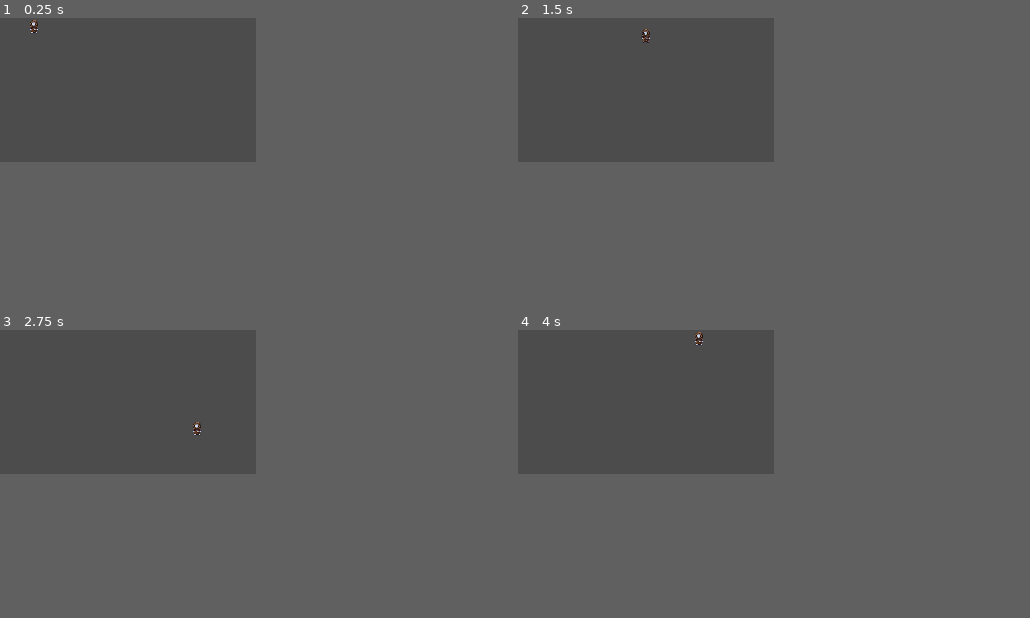
Above: before the commit, frames 1-4 (two rows, left to right).
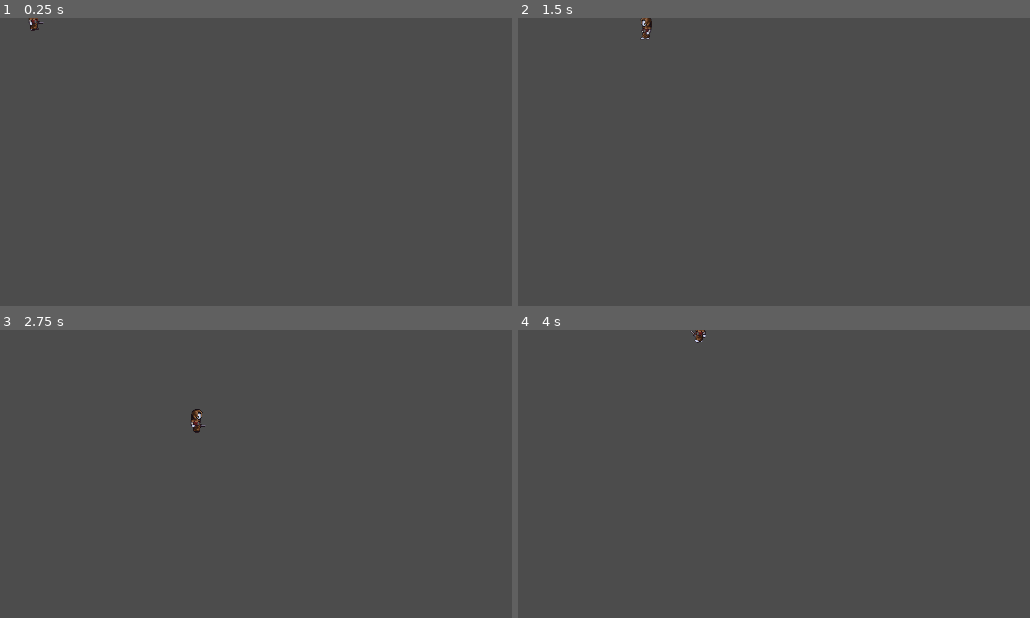
Above: after the commit, the same moments.

Repository: Rockython/GopLight
Game: Godot game, scene res://Yard.tscn
Two runs of this game, one before a commit and one after it. Both use one fixed random seed, a clock stepped at 60 frames per second and the inputs below.
Inputs:
- Up to frame 1 (0.25 s): no input
- Up to frame 2 (1.5 s): tap Enter at 0.5 s; hold Right (ui_right) 0.53-1.28 s; hold Down (ui_down) from 1.28 s (still down)
- Up to frame 3 (2.75 s): release Down (ui_down) at 2.03 s; hold Right (ui_right) from 2.03 s (still down)
- Up to frame 4 (4 s): release Right (ui_right) at 2.78 s; hold Up (ui_up) 2.78-3.53 s; hold Left (ui_left) from 3.53 s (still down)
In our replay, the window is 256x144 before the commit and 512x288 after it. These sizes can differ from the game's own. Grey fills any space a smaller window leaves; there, only what the larger window draws over its background counts as a difference.

The runs differ from the first frame. In frame 1, less than 0.1% of the frame differs, in the area x 5-9%, y 0-6%; in frame 2, 0.1%; in frame 3, 0.1%, in the area x 37-41%, y 27-37%; in frame 4, less than 0.1%.

Commit message:
Animation MoveLeft Move Right
Animation MoveLeft Move Right was added. Also it includes other animation, but i have to fix it

Diff:
--- a/Goplight/Gop.gd
+++ b/Goplight/Gop.gd
@@ -3,7 +3,10 @@
 const MAX_SPEED = 30
 const ACCELERATION = 150
 const FRICTION = 175
+
 var velocity = Vector2.ZERO
+
+onready var animationHero = $AnimationHero
 
 func _physics_process(delta):
 	var input_vector = Vector2.ZERO
@@ -13,9 +16,11 @@
 	input_vector = input_vector.normalized()
 
 	if input_vector != Vector2.ZERO:
+		if input_vector.x > 0:
+			animationHero.play("MoveRight")
+		else:
+			animationHero.play("MoveLeft")
 		velocity = velocity.move_toward(input_vector * MAX_SPEED, delta * ACCELERATION)
-		# velocity += input_vector * ACCELERATION * delta
-		# velocity = velocity.clamped(MAX_SPEED * delta)
 	else:
 		velocity = velocity.move_toward(Vector2.ZERO, delta * FRICTION)
 	velocity = move_and_slide(velocity)
--- a/Goplight/Hero.tscn
+++ b/Goplight/Hero.tscn
@@ -1,24 +1,166 @@
-[gd_scene load_steps=4 format=2]
+[gd_scene load_steps=12 format=2]
 
 [ext_resource path="res://Goplight/4+cBTH4A.png" type="Texture" id=1]
 [ext_resource path="res://Goplight/Gop.gd" type="Script" id=2]
 
 [sub_resource type="CapsuleShape2D" id=1]
-radius = 0.595163
-height = 0.481251
+radius = 0.596548
+height = 1.69256
+
+[sub_resource type="Animation" id=2]
+resource_name = "IdleDown"
+length = 0.1
+tracks/0/type = "value"
+tracks/0/path = NodePath("Sprite:frame_coords")
+tracks/0/interp = 1
+tracks/0/loop_wrap = true
+tracks/0/imported = false
+tracks/0/enabled = true
+tracks/0/keys = {
+"times": PoolRealArray( 0 ),
+"transitions": PoolRealArray( 1 ),
+"update": 0,
+"values": [ Vector2( 0, 10 ) ]
+}
+
+[sub_resource type="Animation" id=3]
+resource_name = "IdleLeft"
+length = 0.1
+tracks/0/type = "value"
+tracks/0/path = NodePath("Sprite:frame_coords")
+tracks/0/interp = 1
+tracks/0/loop_wrap = true
+tracks/0/imported = false
+tracks/0/enabled = true
+tracks/0/keys = {
+"times": PoolRealArray( 0 ),
+"transitions": PoolRealArray( 1 ),
+"update": 0,
+"values": [ Vector2( 0, 9 ) ]
+}
+
+[sub_resource type="Animation" id=4]
+resource_name = "IdleRight"
+length = 0.1
+tracks/0/type = "value"
+tracks/0/path = NodePath("Sprite:frame_coords")
+tracks/0/interp = 1
+tracks/0/loop_wrap = true
+tracks/0/imported = false
+tracks/0/enabled = true
+tracks/0/keys = {
+"times": PoolRealArray( 0 ),
+"transitions": PoolRealArray( 1 ),
+"update": 0,
+"values": [ Vector2( 0, 11 ) ]
+}
+
+[sub_resource type="Animation" id=5]
+resource_name = "IdleUp"
+length = 0.1
+tracks/0/type = "value"
+tracks/0/path = NodePath("Sprite:frame_coords")
+tracks/0/interp = 1
+tracks/0/loop_wrap = true
+tracks/0/imported = false
+tracks/0/enabled = true
+tracks/0/keys = {
+"times": PoolRealArray( 0 ),
+"transitions": PoolRealArray( 1 ),
+"update": 0,
+"values": [ Vector2( 0, 8 ) ]
+}
+
+[sub_resource type="Animation" id=6]
+resource_name = "MoveDown"
+length = 0.8
+loop = true
+tracks/0/type = "value"
+tracks/0/path = NodePath("Sprite:frame")
+tracks/0/interp = 1
+tracks/0/loop_wrap = true
+tracks/0/imported = false
+tracks/0/enabled = true
+tracks/0/keys = {
+"times": PoolRealArray( 0, 0.1, 0.2, 0.3, 0.4, 0.5, 0.6, 0.7 ),
+"transitions": PoolRealArray( 1, 1, 1, 1, 1, 1, 1, 1 ),
+"update": 1,
+"values": [ 131, 132, 133, 134, 135, 136, 137, 138 ]
+}
+
+[sub_resource type="Animation" id=7]
+resource_name = "MoveLeft"
+length = 0.8
+loop = true
+tracks/0/type = "value"
+tracks/0/path = NodePath("Sprite:frame")
+tracks/0/interp = 1
+tracks/0/loop_wrap = true
+tracks/0/imported = false
+tracks/0/enabled = true
+tracks/0/keys = {
+"times": PoolRealArray( 0, 0.1, 0.2, 0.3, 0.4, 0.5, 0.6, 0.7 ),
+"transitions": PoolRealArray( 1, 1, 1, 1, 1, 1, 1, 1 ),
+"update": 1,
+"values": [ 118, 119, 120, 121, 122, 123, 124, 125 ]
+}
+
+[sub_resource type="Animation" id=8]
+resource_name = "MoveRight"
+length = 0.8
+loop = true
+tracks/0/type = "value"
+tracks/0/path = NodePath("Sprite:frame")
+tracks/0/interp = 1
+tracks/0/loop_wrap = true
+tracks/0/imported = false
+tracks/0/enabled = true
+tracks/0/keys = {
+"times": PoolRealArray( 0, 0.1, 0.2, 0.3, 0.4, 0.5, 0.6, 0.7 ),
+"transitions": PoolRealArray( 1, 1, 1, 1, 1, 1, 1, 1 ),
+"update": 1,
+"values": [ 144, 145, 146, 147, 148, 149, 150, 151 ]
+}
+
+[sub_resource type="Animation" id=9]
+resource_name = "MoveUp"
+length = 0.8
+loop = true
+tracks/0/type = "value"
+tracks/0/path = NodePath("Sprite:frame")
+tracks/0/interp = 1
+tracks/0/loop_wrap = true
+tracks/0/imported = false
+tracks/0/enabled = true
+tracks/0/keys = {
+"times": PoolRealArray( 0, 0.1, 0.2, 0.3, 0.4, 0.5, 0.6, 0.7 ),
+"transitions": PoolRealArray( 1, 1, 1, 1, 1, 1, 1, 1 ),
+"update": 1,
+"values": [ 105, 106, 107, 108, 109, 110, 111, 112 ]
+}
 
 [node name="Hero" type="KinematicBody2D"]
+position = Vector2( 0, -0.0213437 )
 script = ExtResource( 2 )
 
 [node name="Sprite" type="Sprite" parent="."]
-position = Vector2( -0.0257568, -0.810638 )
-scale = Vector2( 0.0713203, 0.0713202 )
+position = Vector2( 0, -3.1 )
+scale = Vector2( 0.125, 0.125 )
 texture = ExtResource( 1 )
 vframes = 21
 hframes = 13
-frame = 130
+frame = 143
 
 [node name="CollisionShape2D" type="CollisionShape2D" parent="."]
-position = Vector2( 0.0116005, 0.466476 )
 rotation = -1.5708
 shape = SubResource( 1 )
+
+[node name="AnimationHero" type="AnimationPlayer" parent="."]
+anims/IdleDown = SubResource( 2 )
+anims/IdleLeft = SubResource( 3 )
+anims/IdleRight = SubResource( 4 )
+anims/IdleUp = SubResource( 5 )
+anims/MoveDown = SubResource( 6 )
+anims/MoveLeft = SubResource( 7 )
+anims/MoveRight = SubResource( 8 )
+anims/MoveUp = SubResource( 9 )
--- a/project.godot
+++ b/project.godot
@@ -21,8 +21,8 @@
 
 [display]
 
-window/size/width=64
-window/size/height=36
+window/size/width=128
+window/size/height=72
 window/size/test_width=1280
 window/size/test_height=720
 window/stretch/mode="2d"
